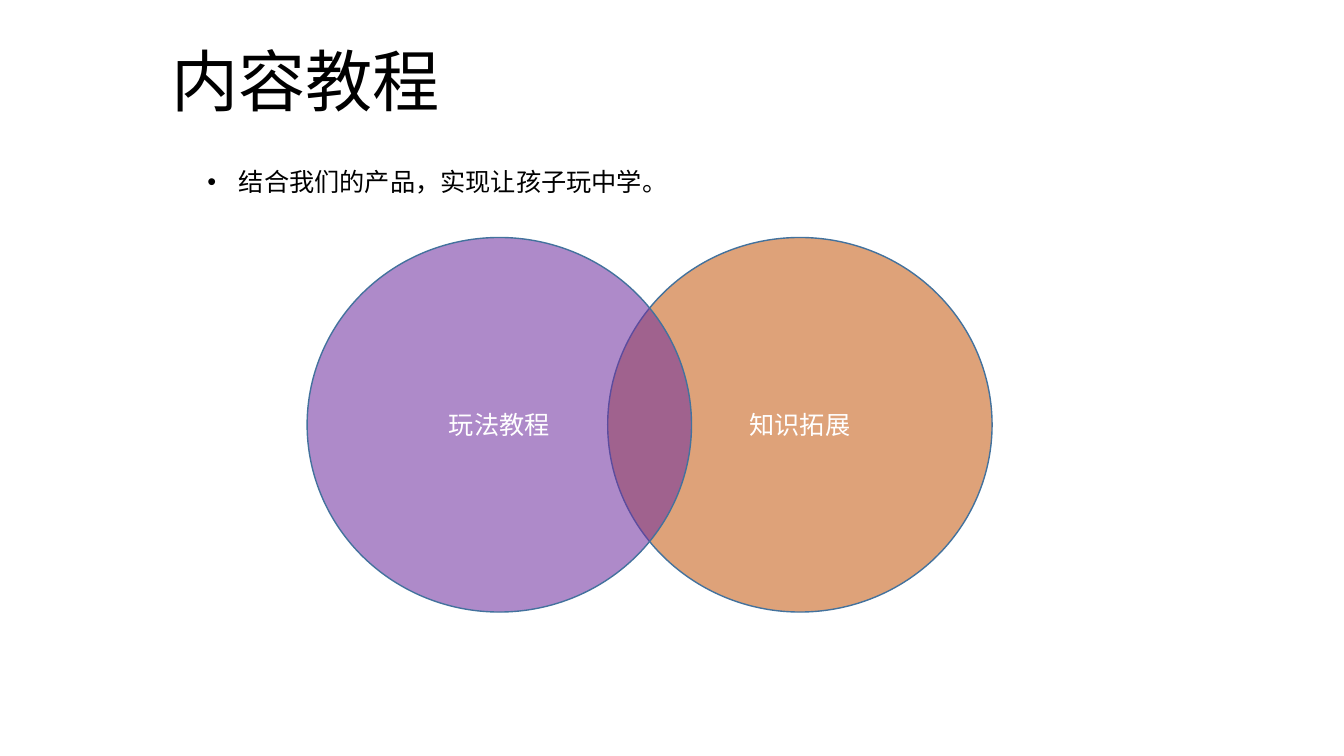
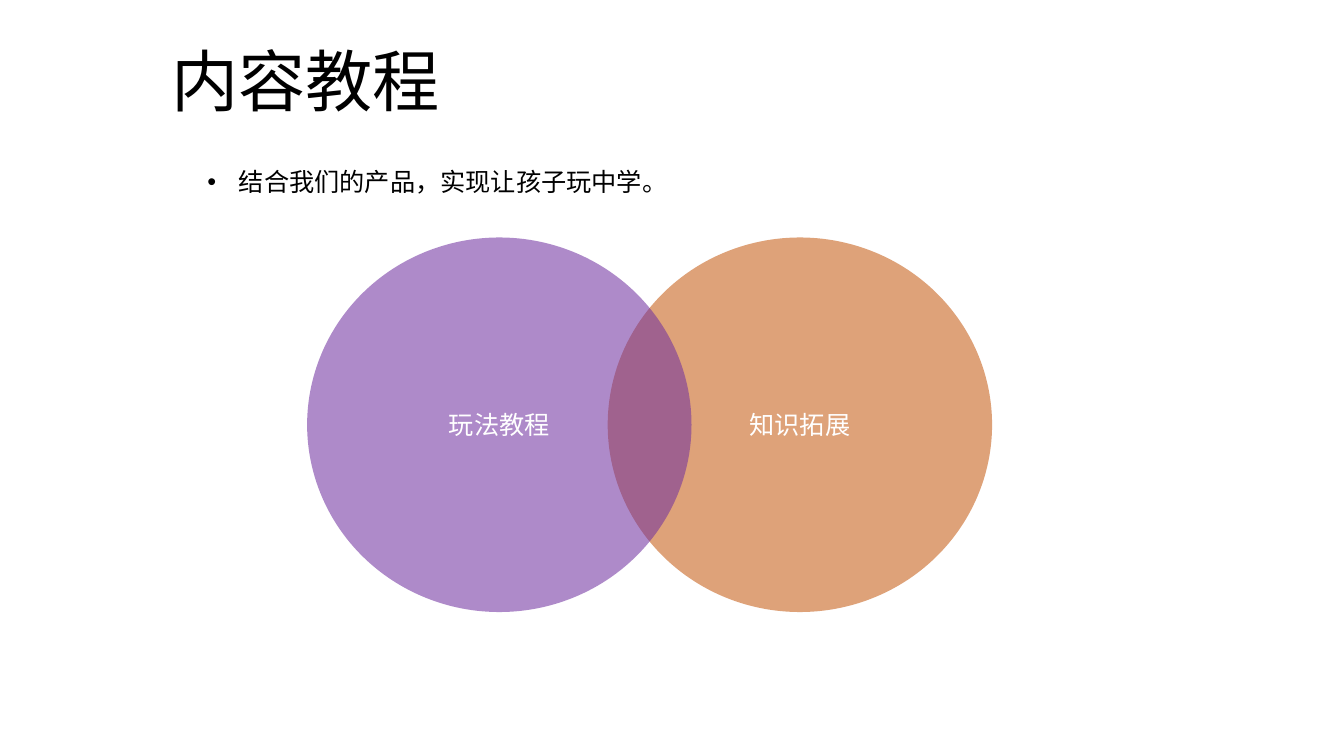
Before and after one commit to kevin0501/go, a slide deck: slide 4 of 需求/积木APP和运营.pptx. Drawn at 1344x756 pixels with LibreOffice and Linux fonts; fonts in the diff are those of the drawing. Boxes give left, top, right and bottom in pixels: in the first picture for what was removed or moved away, otherwise in the second. Text is boxed around its words. In the diff, an @@ line names an element or a change of style, - is before the commit and + after.

```diff
--- a/需求/积木APP和运营.pptx
+++ b/需求/积木APP和运营.pptx
@@ ellipse "玩法教程" at (308, 238, 692, 613): outline #43739E 1 pt to none @@
@@ ellipse "知识拓展" at (608, 238, 992, 613): outline #43739E 1 pt to none @@
```
Also in this commit, not shown: 3 other slides changed, 2 slides added.
